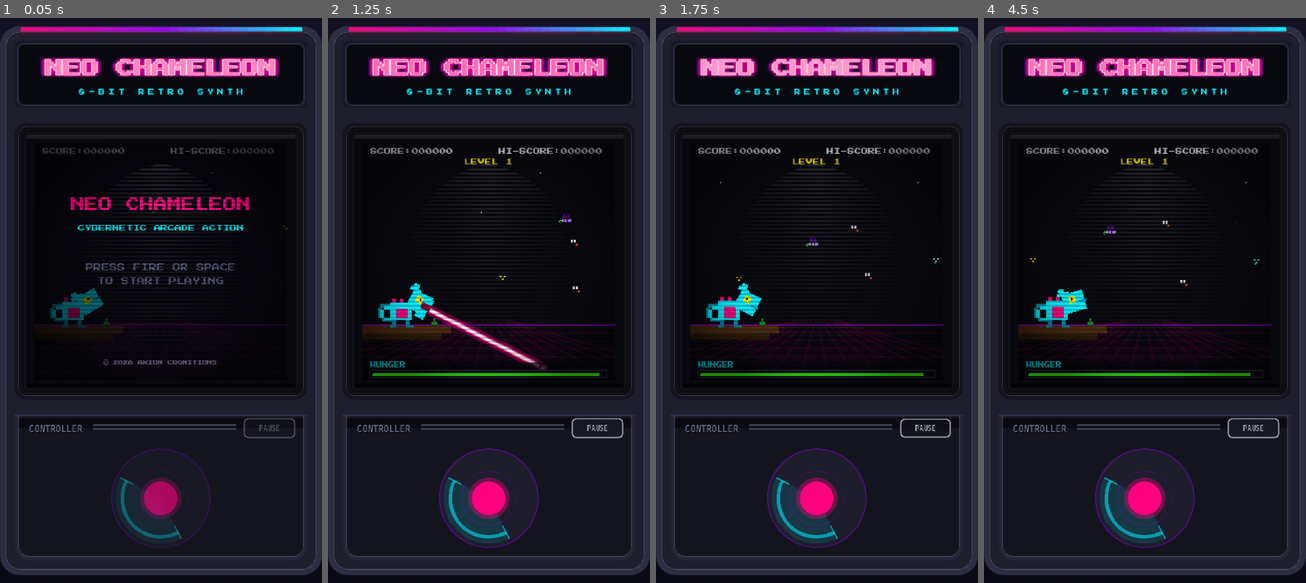
Above: before the commit, frames 1-4 (left to right).
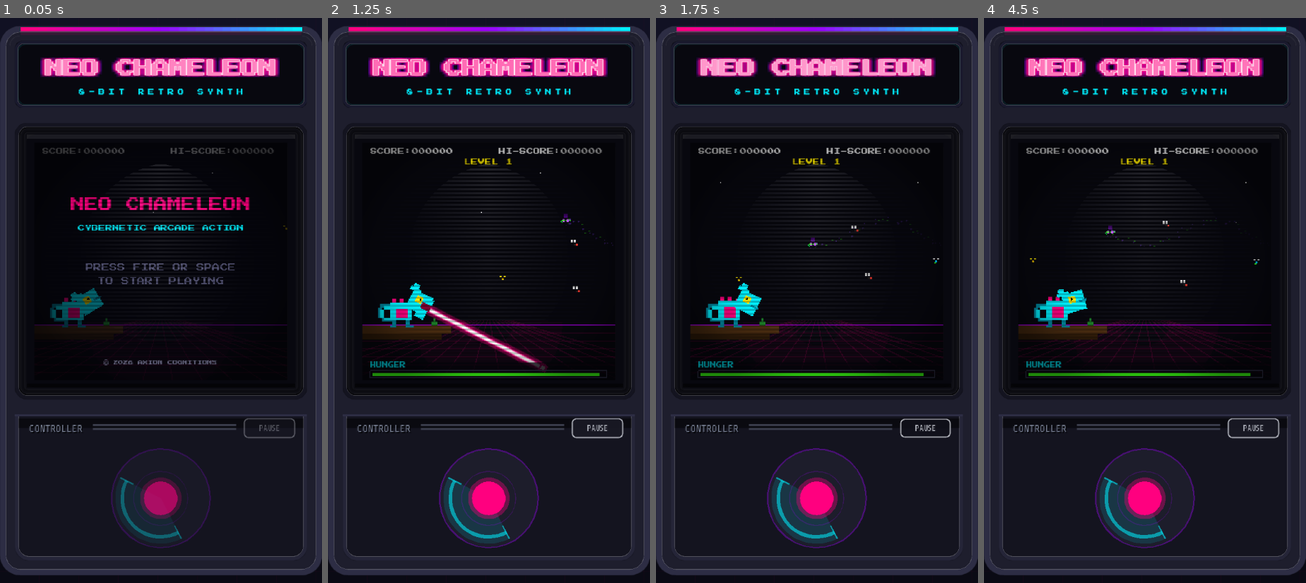
Above: after the commit, the same moments.

Repository: nyapp/chameleon
Game: Godot game, scene res://scenes/CabinetScene.tscn
The game is run twice, just before and just after one commit, with the same random seed, the same clock (stepped at 60 frames per second) and the same inputs.
Inputs (mouse positions are in pixels of both pictures, inside the frame that each line leads up to):
- Up to frame 1 (0.05 s): no input
- Up to frame 2 (1.25 s): tap Enter at 0.5 s; drag from (489, 498) to (521, 176) at 0.52 s
- Up to frame 3 (1.75 s): drag from (926, 430) to (800, 413) at 1.27 s
- Up to frame 4 (4.5 s): move the mouse to (1145, 260) at 2.02 s; hold Right (aim_right) 2.03-2.75 s; click (1145, 260) at 2.17 s; tap Space at 2.75, 3.77 s; drag from (1128, 413) to (1048, 215) at 2.77 s; move the mouse to (1241, 385) at 3.52 s; hold Down (aim_down) 3.53-4.25 s; click (1241, 385) at 3.67 s; tap Enter at 4.25 s; drag from (1048, 215) to (1096, 159) at 4.27 s

Frame 1 is identical in both runs. In frame 2, less than 0.1% of the frame differs, in the area x 71-89%, y 34-41%; in frame 3, less than 0.1%; in frame 4, less than 0.1%, in the area x 36-79%, y 35-41%.

Commit message:
feat: implement wasp powder mechanics and visual effects, including spawning and rendering, to enhance gameplay dynamics

Diff:
--- a/scripts/Bug.gd
+++ b/scripts/Bug.gd
@@ -35,7 +35,7 @@
 		"score_value": -200,
 		"energy_value": -25.0,
 		"color": Color(0.749, 0.353, 0.949),  # #bf5af2
-		"size": 5,
+		"size": 4,
 		"label_ja": "毒ハチ",
 		"tag": "毒・ダメージ",
 	},
@@ -52,6 +52,8 @@
 var wing_timer: float = 0.0
 var _trail: Array[Vector2] = []
 var _trail_timer: float = 0.0
+var _powder_spots: Array[Dictionary] = []
+var _powder_spawn_timer: float = 0.0
 
 # タイプ別プロパティ（TYPE_METAから引く）
 var score_value: int = 0
@@ -65,6 +67,16 @@
 const TRAIL_MIN_DIST: float = 1.5
 const TRAIL_INTERVAL: float = 0.06
 const _TRAIL_ALPHAS: Array[float] = [0.18, 0.28, 0.38, 0.48, 0.58]
+const _WASP_MIASMA_PURPLE := Color(0.486, 0.227, 0.929)
+const _WASP_MIASMA_TOXIN := Color(0.224, 1.0, 0.078)
+const WASP_POWDER_MAX: int = 56
+const WASP_POWDER_LIFETIME: float = 1.6
+const WASP_POWDER_SPAWN_INTERVAL: float = 0.04
+const _WASP_MIASMA_DOTS := [
+	Vector2(-5, -2), Vector2(-4, 2), Vector2(-3, 4), Vector2(0, 5),
+	Vector2(2, 3), Vector2(4, 1), Vector2(4, -2), Vector2(2, -4),
+	Vector2(0, -5), Vector2(-2, -4), Vector2(-1, 0), Vector2(1, -1),
+]
 
 # ─── 初期化 ─────────────────────────────────────────────────
 func setup(p_type: String) -> void:
@@ -83,6 +95,8 @@
 	time_offset = randf() * 100.0
 	_trail.clear()
 	_trail_timer = 0.0
+	_powder_spots.clear()
+	_powder_spawn_timer = 0.0
 
 	var side: String = "right" if randf() > 0.4 else "top"
 
@@ -113,7 +127,9 @@
 # ─── 毎フレーム更新（JSの bug.update() 相当） ────────────────
 func update_movement(delta: float) -> void:
 	if state == "caught":
-		# 舌先に位置はchameleon.gdが制御するので移動しない
+		if bug_type == "wasp":
+			_update_wasp_powder(delta, false)
+			queue_redraw()
 		return
 
 	var step: float = GameState.scale60(delta)
@@ -148,8 +164,41 @@
 		respawn()
 	else:
 		_update_trail(delta)
+		if bug_type == "wasp":
+			_update_wasp_powder(delta, true)
 
 	queue_redraw()
+
+func _update_wasp_powder(delta: float, spawn: bool) -> void:
+	for i in range(_powder_spots.size() - 1, -1, -1):
+		_powder_spots[i]["age"] = float(_powder_spots[i]["age"]) + delta
+		if float(_powder_spots[i]["age"]) >= WASP_POWDER_LIFETIME:
+			_powder_spots.remove_at(i)
+
+	if not spawn or state != "active":
+		return
+
+	_powder_spawn_timer += delta
+	if _powder_spawn_timer < WASP_POWDER_SPAWN_INTERVAL:
+		return
+	_powder_spawn_timer = 0.0
+	_spawn_wasp_powder()
+
+func _spawn_wasp_powder() -> void:
+	var parent := get_parent() as Node2D
+	if parent == null:
+		return
+
+	var base_pos := parent.to_local(global_position)
+	var drift := Vector2(-3.0, 0.0) if vx <= 0.0 else Vector2(3.0, 0.0)
+	for _i in 2:
+		_powder_spots.append({
+			"pos": base_pos + drift + Vector2(randf_range(-4.0, 4.0), randf_range(-3.0, 3.0)),
+			"age": 0.0,
+			"kind": randi() % 3,
+		})
+	while _powder_spots.size() > WASP_POWDER_MAX:
+		_powder_spots.pop_front()
 
 func _update_trail(delta: float) -> void:
 	if GameState.power_up_type != "slow" or state != "active":
@@ -169,6 +218,8 @@
 	if state == "eaten":
 		return
 	_draw_trail()
+	if bug_type == "wasp":
+		_draw_wasp_powder()
 	_draw_sprite()
 
 func _draw_trail() -> void:
@@ -185,6 +236,57 @@
 	if alpha_mul != 1.0:
 		c.a *= alpha_mul
 	return c
+
+func _wasp_miasma_time() -> float:
+	return Time.get_ticks_msec() * 0.001
+
+func _draw_wasp_miasma(alpha_mul: float) -> void:
+	var t := _wasp_miasma_time()
+	for i in _WASP_MIASMA_DOTS.size():
+		var flicker := sin(t * 2.4 + float(i) * 0.9)
+		if flicker < -0.35:
+			continue
+
+		var dot: Vector2 = _WASP_MIASMA_DOTS[i]
+		var is_toxin := i % 4 == 0
+		var base_alpha := 0.2 if is_toxin else 0.14
+		var col := _WASP_MIASMA_TOXIN if is_toxin else _WASP_MIASMA_PURPLE
+		draw_rect(
+			Rect2(dot.x, dot.y, 1, 1),
+			_slow_mo_color(Color(col.r, col.g, col.b, base_alpha + flicker * 0.05), alpha_mul)
+		)
+
+func _draw_wasp_powder() -> void:
+	var parent := get_parent() as Node2D
+	if parent == null or _powder_spots.is_empty():
+		return
+
+	for spot in _powder_spots:
+		var age: float = float(spot["age"])
+		var life_t := age / WASP_POWDER_LIFETIME
+		var alpha := (1.0 - life_t) * (1.0 - life_t) * 0.48
+		if alpha < 0.04:
+			continue
+
+		var local := to_local(parent.to_global(spot["pos"]))
+		var kind: int = int(spot["kind"])
+		var col := _WASP_MIASMA_TOXIN if kind == 0 else _WASP_MIASMA_PURPLE
+		var px := floori(local.x)
+		var py := floori(local.y)
+		draw_rect(
+			Rect2(px, py, 1, 1),
+			_slow_mo_color(Color(col.r, col.g, col.b, alpha))
+		)
+		if kind != 1:
+			draw_rect(
+				Rect2(px + 1, py, 1, 1),
+				_slow_mo_color(Color(col.r, col.g, col.b, alpha * 0.55))
+			)
+		if kind == 2:
+			draw_rect(
+				Rect2(px, py + 1, 1, 1),
+				_slow_mo_color(Color(col.r, col.g, col.b, alpha * 0.4))
+			)
 
 func _draw_sprite_with_alpha(alpha: float) -> void:
 	match bug_type:
@@ -216,27 +318,28 @@
 				draw_rect(Rect2(-4, -1, 1, 2), _slow_mo_color(Color(1.0, 1.0, 1.0), alpha))
 				draw_rect(Rect2(2, -1, 1, 2), _slow_mo_color(Color(1.0, 1.0, 1.0), alpha))
 		"wasp":
+			_draw_wasp_miasma(alpha)
 			var wing_color := _slow_mo_color(Color(0.616, 0.0, 1.0, 0.4), alpha)
 			if wing_frame == 0:
-				draw_rect(Rect2(-3, -6, 3, 4), wing_color)
-				draw_rect(Rect2(1, -6, 3, 4), wing_color)
+				draw_rect(Rect2(-2, -6, 2, 4), wing_color)
+				draw_rect(Rect2(0, -6, 2, 4), wing_color)
 			else:
-				draw_rect(Rect2(-5, -4, 2, 3), wing_color)
-				draw_rect(Rect2(3, -4, 2, 3), wing_color)
+				draw_rect(Rect2(-4, -4, 2, 3), wing_color)
+				draw_rect(Rect2(2, -4, 2, 3), wing_color)
 			var purple := _slow_mo_color(Color(0.749, 0.353, 0.949), alpha)
-			draw_rect(Rect2(-4, -1, 3, 3), purple)
-			draw_rect(Rect2(-1, -1, 3, 3), purple)
-			draw_rect(Rect2(2, -1, 3, 3), purple)
-			draw_rect(Rect2(-2, -1, 1, 3), _slow_mo_color(Color(0.102, 0.039, 0.180), alpha))
-			draw_rect(Rect2(1, -1, 1, 3), _slow_mo_color(Color(0.102, 0.039, 0.180), alpha))
-			draw_rect(Rect2(4, -1, 2, 2), _slow_mo_color(Color(0.486, 0.227, 0.929), alpha))
-			draw_rect(Rect2(4, -1, 1, 1), _slow_mo_color(Color(0.224, 1.0, 0.078), alpha))
-			draw_rect(Rect2(5, 0, 1, 1), _slow_mo_color(Color(0.224, 1.0, 0.078), alpha))
-			draw_rect(Rect2(-6, 0, 2, 1), _slow_mo_color(Color(0.224, 1.0, 0.078), alpha))
-			draw_rect(Rect2(-7, 1, 1, 1), _slow_mo_color(Color(0.0, 1.0, 0.255), alpha))
-			draw_rect(Rect2(-6, 2, 1, 1), _slow_mo_color(Color(0.0, 1.0, 0.255), alpha))
-			draw_rect(Rect2(-3, 0, 1, 1), _slow_mo_color(Color(0.224, 1.0, 0.078), alpha))
-			draw_rect(Rect2(-1, 0, 1, 1), _slow_mo_color(Color(0.224, 1.0, 0.078), alpha))
+			draw_rect(Rect2(-3, -1, 2, 3), purple)
+			draw_rect(Rect2(-1, -1, 2, 3), purple)
+			draw_rect(Rect2(1, -1, 2, 3), purple)
+			draw_rect(Rect2(-1, -1, 1, 3), _slow_mo_color(Color(0.102, 0.039, 0.180), alpha))
+			draw_rect(Rect2(0, -1, 1, 3), _slow_mo_color(Color(0.102, 0.039, 0.180), alpha))
+			draw_rect(Rect2(3, -1, 2, 2), _slow_mo_color(Color(0.486, 0.227, 0.929), alpha))
+			draw_rect(Rect2(3, -1, 1, 1), _slow_mo_color(Color(0.224, 1.0, 0.078), alpha))
+			draw_rect(Rect2(4, 0, 1, 1), _slow_mo_color(Color(0.224, 1.0, 0.078), alpha))
+			draw_rect(Rect2(-4, 0, 2, 1), _slow_mo_color(Color(0.224, 1.0, 0.078), alpha))
+			draw_rect(Rect2(-5, 1, 1, 1), _slow_mo_color(Color(0.0, 1.0, 0.255), alpha))
+			draw_rect(Rect2(-4, 2, 1, 1), _slow_mo_color(Color(0.0, 1.0, 0.255), alpha))
+			draw_rect(Rect2(-2, 0, 1, 1), _slow_mo_color(Color(0.224, 1.0, 0.078), alpha))
+			draw_rect(Rect2(0, 0, 1, 1), _slow_mo_color(Color(0.224, 1.0, 0.078), alpha))
 
 func _draw_sprite() -> void:
 	_draw_sprite_with_alpha(1.0)
